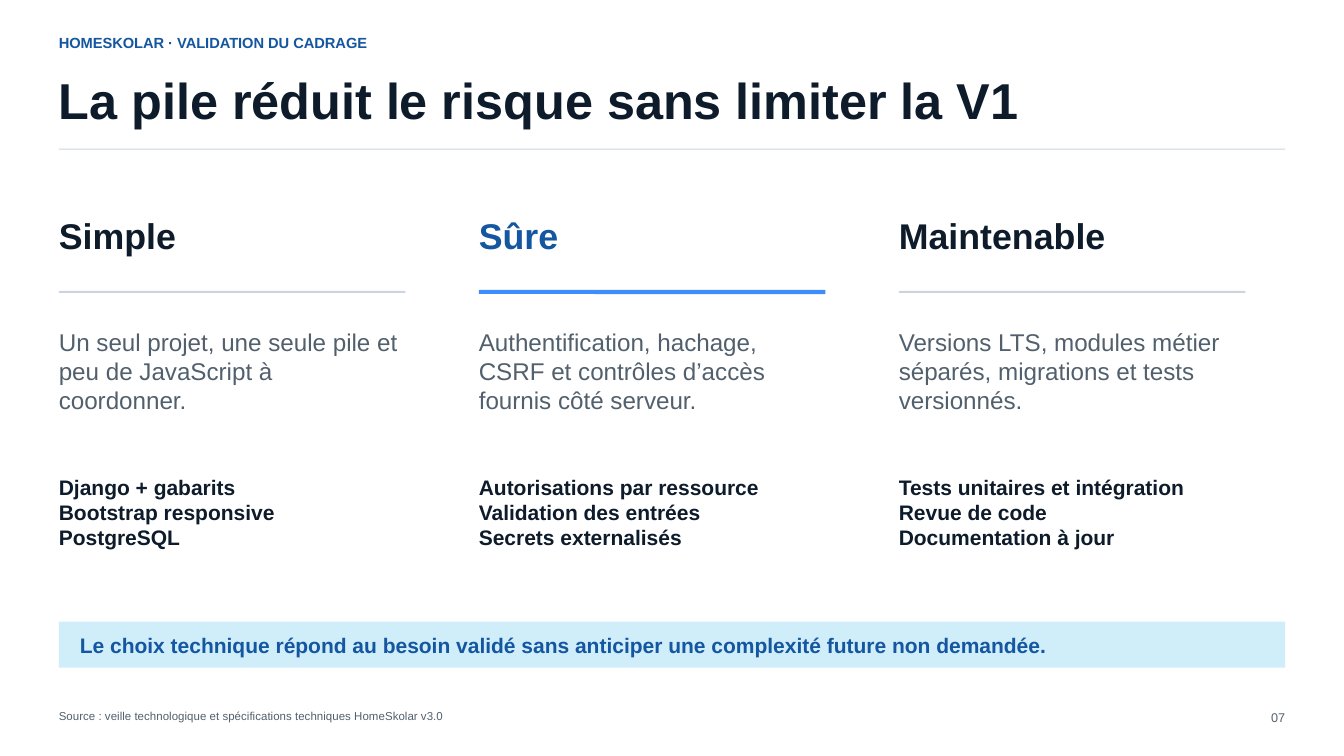
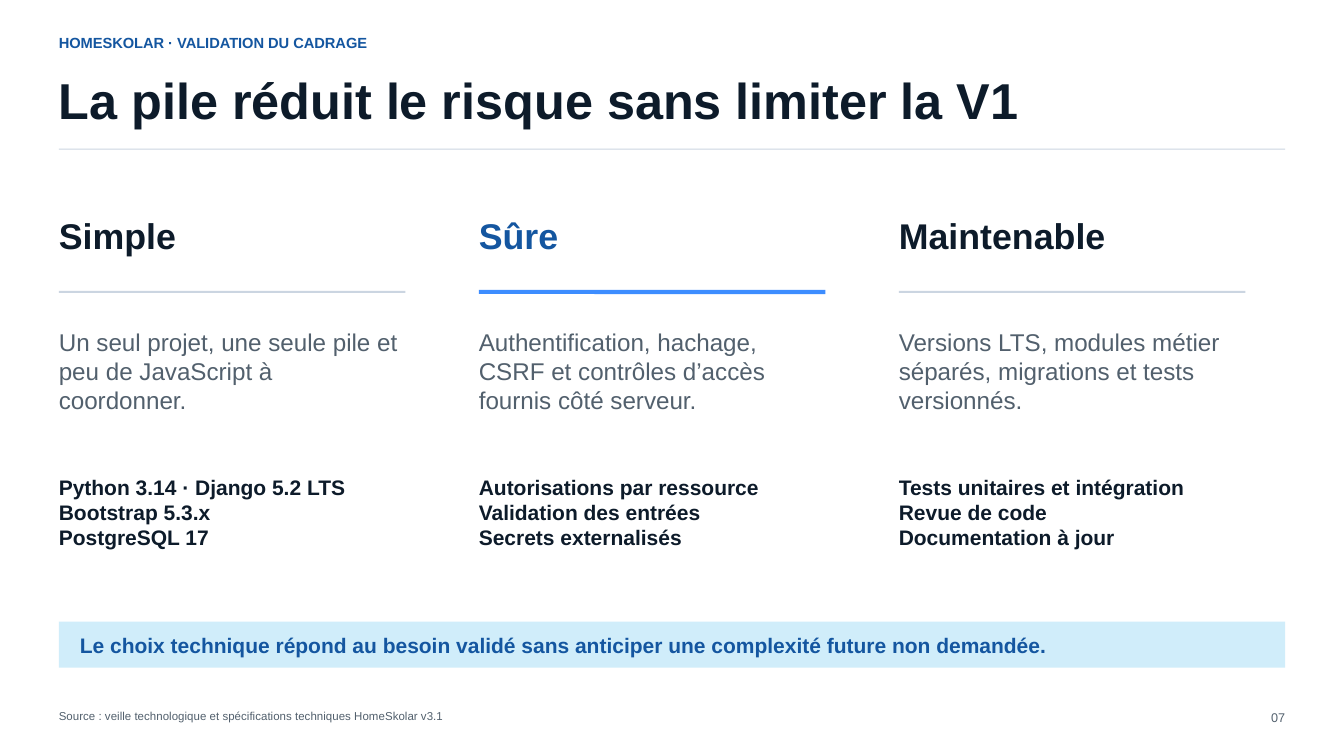
Before and after one commit to fabienhummel/OC-PY03, a slide deck: slide 7 of livrables/présentation/HomeSkolar_Presentation_Validation_Cadrage.pptx. Drawn at 1344x756 pixels with LibreOffice and Linux fonts; fonts in the diff are those of the drawing. Boxes give left, top, right and bottom in pixels: in the first picture for what was removed or moved away, otherwise in the second. Text is boxed around its words. In the diff, an @@ line names an element or a change of style, - is before the commit and + after.

```diff
--- a/livrables/présentation/HomeSkolar_Presentation_Validation_Cadrage.pptx
+++ b/livrables/présentation/HomeSkolar_Presentation_Validation_Cadrage.pptx
@@ text at (x1=59, y1=479, x2=345, y2=550): text changed @@
-Django + gabarits
-Bootstrap responsive
-PostgreSQL
+Python 3.14 · Django 5.2 LTS
+Bootstrap 5.3.x
+PostgreSQL 17
@@ text at (x1=59, y1=711, x2=443, y2=723): text changed @@
-Source : veille technologique et spécifications techniques HomeSkolar v3.0
+Source : veille technologique et spécifications techniques HomeSkolar v3.1
```
Also in this commit, not shown: 5 other slides changed, 1 other file.
